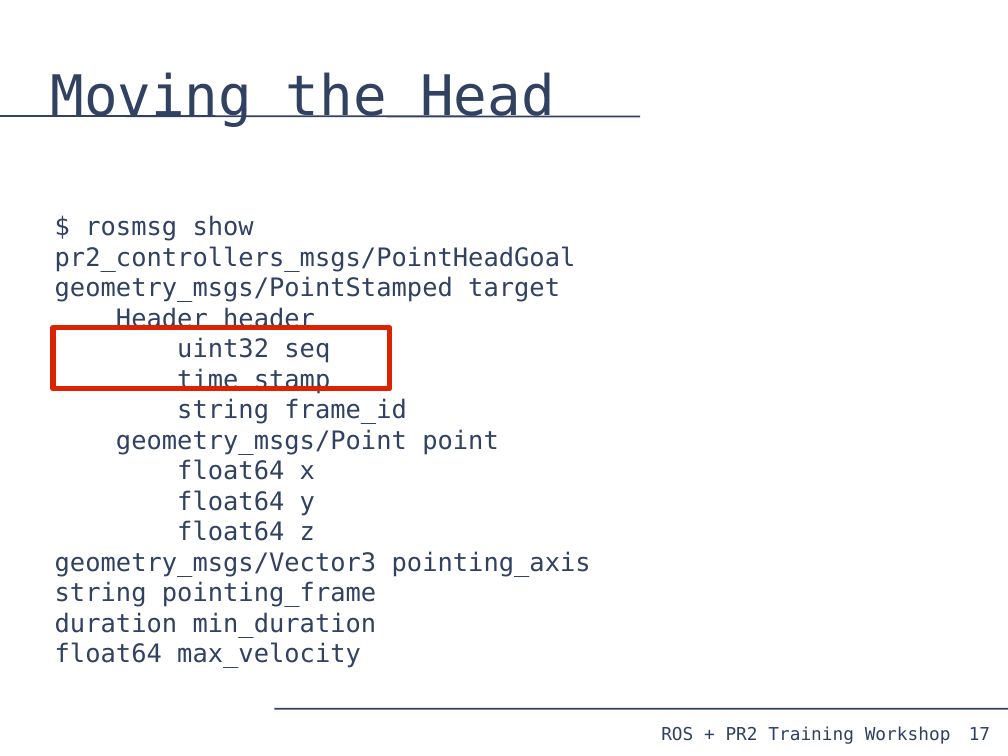
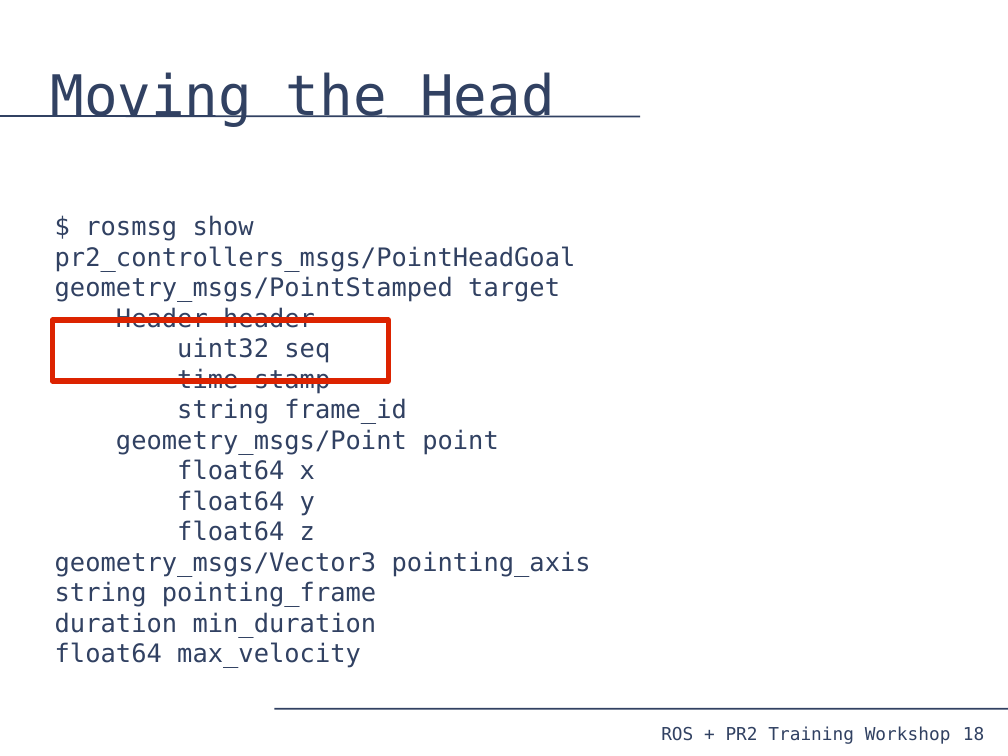
Before and after one commit to PR2/pr2_docs, a slide deck: slide 18 of pr2_training_workshop/moving_mechanism/slides.odp (slide 17 before the commit). Drawn at 1008x756 pixels with LibreOffice and Linux fonts; fonts in the diff are those of the drawing. Boxes give left, top, right and bottom in pixels: in the first picture for what was removed or moved away, otherwise in the second. Text is boxed around its words. In the diff, an @@ line names an element or a change of style, - is before the commit and + after.

```diff
--- a/pr2_training_workshop/moving_mechanism/slides.odp
+++ b/pr2_training_workshop/moving_mechanism/slides.odp
@@ rectangle: place and size @@
-rectangle at <box>53,327,390,389</box>
+rectangle at <box>52,320,389,381</box>
@@ page number added at <box>963,727,984,741</box>, 14 pt, text #314162 @@
+18
@@ page number removed at <box>969,727,990,740</box> @@
-17
```
Also in this commit, not shown: 19 other slides changed, 11 slides added, 5 slides removed, 4 other files.
